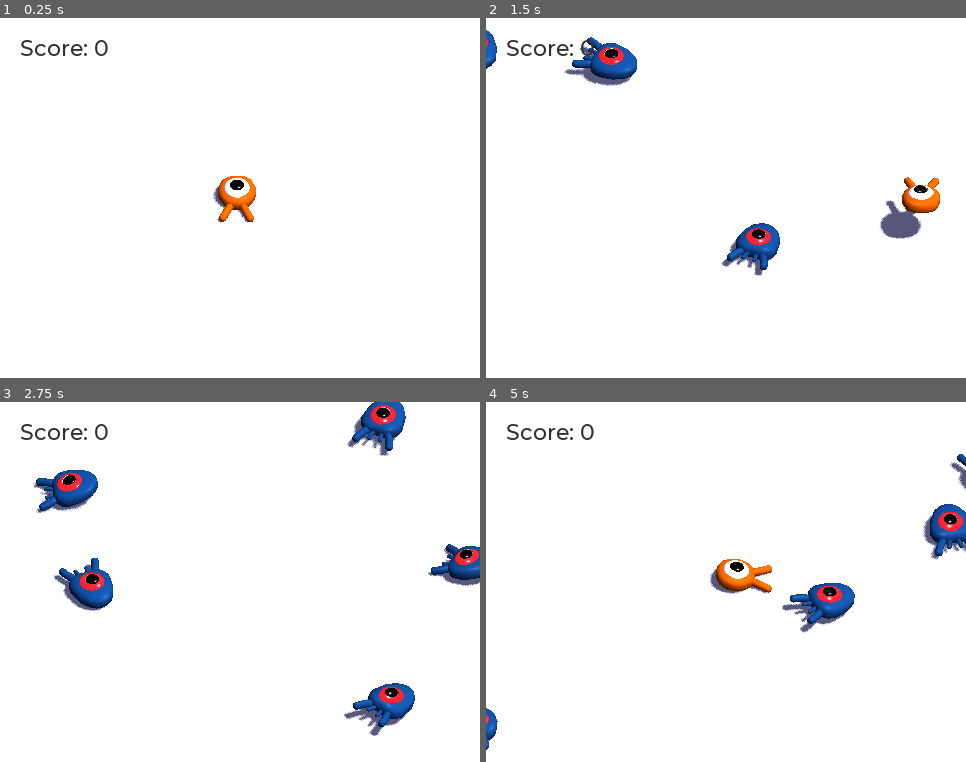
Above: before the commit, frames 1-4 (two rows, left to right).
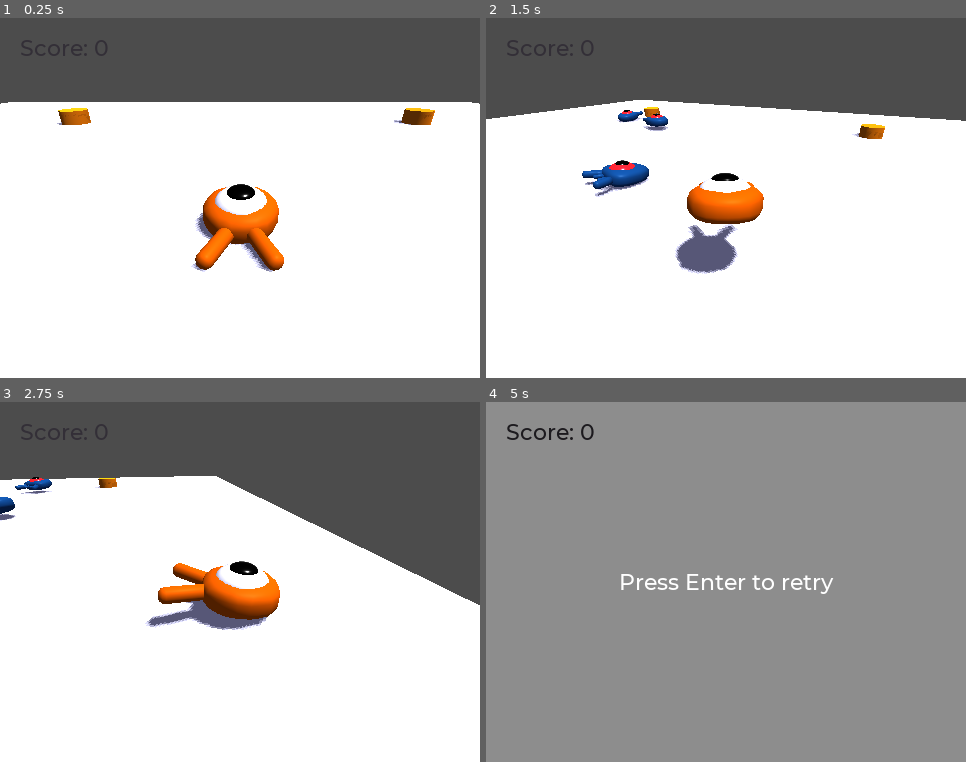
Above: after the commit, the same moments.

Repository: EmmaESD/game-godot
Game: Godot game, scene res://Main.tscn
The game is run twice, just before and just after one commit, with the same random seed, the same clock (stepped at 60 frames per second) and the same inputs.
Inputs (mouse positions are in pixels of both pictures, inside the frame that each line leads up to):
- Up to frame 1 (0.25 s): no input
- Up to frame 2 (1.5 s): tap Enter (ui_accept) at 0.5 s; move the mouse to (831, 180) at 0.52 s; hold Right (move_right) 0.53-1.28 s; tap Space (jump) at 0.6, 0.77, 1.07, 1.35 s; move the mouse to (630, 216) at 1.27 s; hold Down (move_back) from 1.28 s (still down)
- Up to frame 3 (2.75 s): tap Space (jump) at 1.52, 1.82, 2.1 s; move the mouse to (288, 502) at 2.02 s; release Down (move_back) at 2.03 s; hold Right (move_right) from 2.03 s (still down)
- Up to frame 4 (5 s): move the mouse to (702, 654) at 2.77 s; release Right (move_right) at 2.78 s; hold Up (move_forward) 2.78-3.53 s; tap Space (jump) at 2.85, 3.02, 3.32, 3.6, 3.77, 4.07, 4.35, 4.52, 4.82 s; move the mouse to (870, 636) at 3.52 s; hold Left (move_left) from 3.53 s (still down); move the mouse to (582, 528) at 4.27 s

The runs differ from the first frame. In frame 1, 27% of the frame differs, in the area x 0-100%, y 0-71%; in frame 2, 32%; in frame 3, 37%; in frame 4, 100%, in the area x 0-100%, y 0-100%.

Commit message:
add new camera angle and camera tracking

Diff:
--- /dev/null
+++ b/dodge_the_creeps_3d/CameraFollow.gd
@@ -0,0 +1,32 @@
+extends Camera
+
+# Variables exportées
+export var distance = 4.0
+export var height = 2.0
+
+# Initialisation
+func _ready():
+	set_physics_process(true)
+	set_as_toplevel(true)
+
+func _physics_process(_delta):
+	var pivot = get_parent() # Suppose que le pivot est le parent direct de la caméra
+	var target = pivot.global_transform.origin
+
+	var offset = -pivot.global_transform.basis.z * distance
+	offset.y = height
+
+	var pos = target + offset
+
+	# Ajuster légèrement la position de la caméra pour éviter l'alignement avec le vecteur up
+	pos += Vector3(0.1, 0.1, 0)
+
+	# Mise à jour de la position de la caméra
+	global_transform.origin = pos
+
+	# Utiliser look_at pour diriger la caméra vers la cible
+	look_at(target, Vector3.UP)
+
+# Called every frame. 'delta' is the elapsed time since the previous frame.
+#func _process(delta):
+#	pass
--- /dev/null
+++ b/dodge_the_creeps_3d/Camera_follow.gd
@@ -0,0 +1,37 @@
+extends Camera
+
+export var distance = 6.0
+export var height = 3.0
+export var mouse_sensitivity = 0.005  # Réduire la sensibilité de la souris
+
+var yaw = 0.0
+var pitch = 0.0
+
+signal camera_rotated(yaw)
+
+# Called when the node enters the scene tree for the first time.
+func _ready():
+	set_physics_process(true)
+	set_as_toplevel(true)
+	Input.set_mouse_mode(Input.MOUSE_MODE_CAPTURED)  # Capture the mouse
+
+# Called every frame. 'delta' is the elapsed time since the previous frame.
+func _physics_process(_delta):
+	var target = get_parent().get_global_transform().origin
+	var up = Vector3(0,1,0)
+
+	var offset = Vector3()
+	offset.z = distance * cos(yaw)
+	offset.x = distance * sin(yaw)
+	offset.y = height
+
+	var pos = target + offset
+
+	look_at_from_position(pos, target, up)
+	emit_signal("camera_rotated", yaw)
+
+func _input(event):
+	if event is InputEventMouseMotion:
+		yaw -= event.relative.x * mouse_sensitivity
+		pitch -= event.relative.y * mouse_sensitivity
+		pitch = clamp(pitch, -1.5, 1.5)  # Limit pitch to prevent flipping
--- a/dodge_the_creeps_3d/Player.gd
+++ b/dodge_the_creeps_3d/Player.gd
@@ -12,7 +12,15 @@
 export var fall_acceleration = 75
 
 var velocity = Vector3.ZERO
+var camera
+var pivot
+var current_yaw = 0.0
 
+func _ready():
+	camera = get_node("target/Camera")
+	pivot = get_node("Pivot")
+	camera.connect("camera_rotated", self, "_on_camera_rotated")
+	Input.set_mouse_mode(Input.MOUSE_MODE_CAPTURED)  # Capture la souris
 
 func _physics_process(delta):
 	var direction = Vector3.ZERO
@@ -26,8 +34,10 @@
 		direction.z -= 1
 
 	if direction != Vector3.ZERO:
-		# In the lines below, we turn the character when moving and make the animation play faster.
 		direction = direction.normalized()
+		var forward = Vector3(sin(current_yaw), 0, cos(current_yaw))
+		var right = Vector3(forward.z, 0, -forward.x)
+		direction = (direction.x * right + direction.z * forward).normalized()
 		$Pivot.look_at(translation + direction, Vector3.UP)
 		$AnimationPlayer.playback_speed = 4
 	else:
@@ -36,21 +46,12 @@
 	velocity.x = direction.x * speed
 	velocity.z = direction.z * speed
 
-	# Jumping.
 	if is_on_floor() and Input.is_action_just_pressed("jump"):
 		velocity.y += jump_impulse
 
-	# We apply gravity every frame so the character always collides with the ground when moving.
-	# This is necessary for the is_on_floor() function to work as a body can always detect
-	# the floor, walls, etc. when a collision happens the same frame.
 	velocity.y -= fall_acceleration * delta
 	velocity = move_and_slide(velocity, Vector3.UP)
 
-	# Here, we check if we landed on top of a mob and if so, we kill it and bounce.
-	# With move_and_slide(), Godot makes the body move sometimes multiple times in a row to
-	# smooth out the character's motion. So we have to loop over all collisions that may have
-	# happened.
-	# If there are no "slides" this frame, the loop below won't run.
 	for index in range(get_slide_count()):
 		var collision = get_slide_collision(index)
 		if collision.collider.is_in_group("mob"):
@@ -59,14 +60,15 @@
 				mob.squash()
 				velocity.y = bounce_impulse
 
-	# This makes the character follow a nice arc when jumping
 	$Pivot.rotation.x = PI / 6 * velocity.y / jump_impulse
 
+func _on_camera_rotated(yaw):
+	current_yaw = yaw
+	rotation.y = yaw
 
 func die():
 	emit_signal("hit")
 	queue_free()
 
-
 func _on_MobDetector_body_entered(_body):
 	die()
--- a/dodge_the_creeps_3d/Player.tscn
+++ b/dodge_the_creeps_3d/Player.tscn
@@ -1,14 +1,15 @@
-[gd_scene load_steps=6 format=2]
+[gd_scene load_steps=7 format=2]
 
 [ext_resource path="res://Player.gd" type="Script" id=1]
 [ext_resource path="res://art/player.glb" type="PackedScene" id=2]
+[ext_resource path="res://Camera_follow.gd" type="Script" id=3]
 
 [sub_resource type="SphereShape" id=1]
 radius = 0.792278
 
 [sub_resource type="CylinderShape" id=2]
+height = 0.1438
 radius = 0.907607
-height = 0.1438
 
 [sub_resource type="Animation" id=3]
 length = 1.2
@@ -63,4 +64,12 @@
 [node name="AnimationPlayer" type="AnimationPlayer" parent="."]
 autoplay = "float"
 anims/float = SubResource( 3 )
+
+[node name="target" type="Spatial" parent="."]
+transform = Transform( 1, 0, 0, 0, 1, 0, 0, 0, 1, 0, 0.794465, 0 )
+
+[node name="Camera" type="Camera" parent="target"]
+transform = Transform( 1, 0, 0, 0, 0.948578, 0.316543, 0, -0.316543, 0.948578, 0, 3.79728, 9.74007 )
+script = ExtResource( 3 )
+
 [connection signal="body_entered" from="MobDetector" to="." method="_on_MobDetector_body_entered"]
--- a/dodge_the_creeps_3d/project.godot
+++ b/dodge_the_creeps_3d/project.godot
@@ -38,7 +38,7 @@
 move_left={
 "deadzone": 0.5,
 "events": [ Object(InputEventKey,"resource_local_to_scene":false,"resource_name":"","device":0,"alt":false,"shift":false,"control":false,"meta":false,"command":false,"pressed":false,"scancode":16777231,"physical_scancode":0,"unicode":0,"echo":false,"script":null)
-, Object(InputEventKey,"resource_local_to_scene":false,"resource_name":"","device":0,"alt":false,"shift":false,"control":false,"meta":false,"command":false,"pressed":false,"scancode":65,"physical_scancode":0,"unicode":0,"echo":false,"script":null)
+, Object(InputEventKey,"resource_local_to_scene":false,"resource_name":"","device":0,"alt":false,"shift":false,"control":false,"meta":false,"command":false,"pressed":false,"scancode":81,"physical_scancode":0,"unicode":0,"echo":false,"script":null)
 , Object(InputEventJoypadMotion,"resource_local_to_scene":false,"resource_name":"","device":0,"axis":0,"axis_value":-1.0,"script":null)
  ]
 }
@@ -52,7 +52,7 @@
 move_forward={
 "deadzone": 0.5,
 "events": [ Object(InputEventKey,"resource_local_to_scene":false,"resource_name":"","device":0,"alt":false,"shift":false,"control":false,"meta":false,"command":false,"pressed":false,"scancode":16777232,"physical_scancode":0,"unicode":0,"echo":false,"script":null)
-, Object(InputEventKey,"resource_local_to_scene":false,"resource_name":"","device":0,"alt":false,"shift":false,"control":false,"meta":false,"command":false,"pressed":false,"scancode":87,"physical_scancode":0,"unicode":0,"echo":false,"script":null)
+, Object(InputEventKey,"resource_local_to_scene":false,"resource_name":"","device":0,"alt":false,"shift":false,"control":false,"meta":false,"command":false,"pressed":false,"scancode":90,"physical_scancode":0,"unicode":0,"echo":false,"script":null)
 , Object(InputEventJoypadMotion,"resource_local_to_scene":false,"resource_name":"","device":0,"axis":1,"axis_value":-1.0,"script":null)
  ]
 }
Not shown: 1 places in dodge_the_creeps_3d/Player.tscn that only renumber resources
